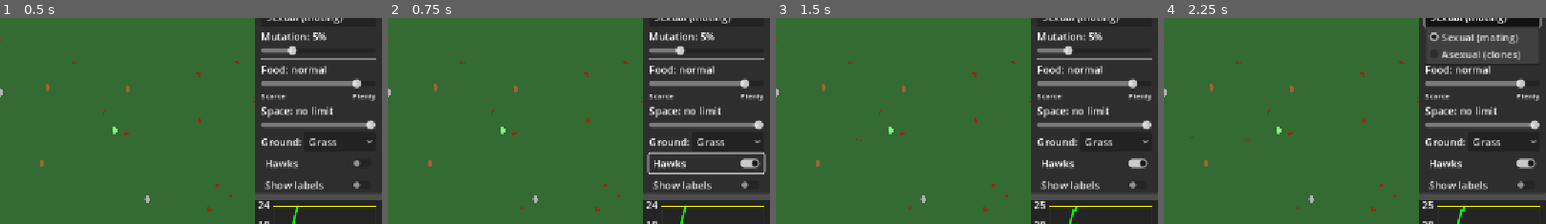
Above: before the commit, frames 1-4 (left to right).
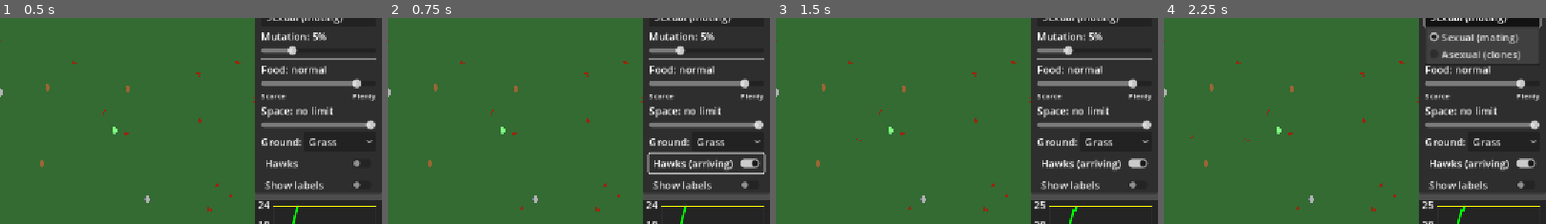
Above: after the commit, the same moments.

Repository: SFMiner/EvolutionSimulator
Game: Godot game, scene res://Scenes/Main.tscn
The game is run twice, just before and just after one commit, with the same random seed, the same clock (stepped at 60 frames per second) and the same inputs.
Inputs:
- Up to frame 1 (0.5 s): no input
- Up to frame 2 (0.75 s): click "Hawks" at 0.5 s
- Up to frame 3 (1.5 s): click "Spawn" at 1.25 s
- Up to frame 4 (2.25 s): click "Sexual (mating)" at 2 s
The pictures show only the part of the screen within x 50-100%, y 20-70%; the shares and areas given below are measured in that part.

Frame 1 is identical in both runs. In frame 2, 0.3% of the frame differs, in the area x 78-91%, y 68-75%; in frame 3, 0.3%; in frame 4, 0.3%.

Commit message:
Hawks arrive over 60 s; extinction census in the selection experiment
- GameConfig.hawk_ramp_seconds (60) / hawk_presence: hawk risk rises from 0 to full after hawks are
  switched on; the toggle reads "Hawks (arriving)" meanwhile. Tests in test_ecology; the instant-kill
  test in test_reproduction sets full presence.
- EXP_HAWK_RAMP; EXP_TRACE=1 also prints a 20 s census of each extinct run (stages, ready adults,
  camouflaged lizards, births and deaths by cause).
- CLAUDE.md: hawk-row extinctions (~8% on 30 seeds, also in the old game) are an Allee trap at
  3-8 adults, not hawk strength; risk 0.012-0.02 and the ramp did not change them.

Co-Authored-By: Claude Opus 5.5 <noreply@anthropic.com>
Claude-Session: https://claude.ai/code/session_01YcCN7binXr75rHP92VtJRs

Diff:
--- a/Scripts/Systems/Ecology.gd
+++ b/Scripts/Systems/Ecology.gd
@@ -97,14 +97,26 @@
 	return color == camouflage_color(habitat)
 
 
-## Chance per second that a hawk catches one lizard (0 when hawks are off).
+## Chance per second that a hawk catches one lizard (0 when hawks are off), scaled by how far the hawks have arrived.
 static func hawk_risk(cfg: Node, camouflaged: bool) -> float:
 	if not bool(cfg.hawks_on):
 		return 0.0
 	var risk: float = float(cfg.hawk_risk)
+	if float(cfg.hawk_ramp_seconds) > 0.0:
+		risk *= clampf(float(cfg.hawk_presence), 0.0, 1.0)
 	if camouflaged:
 		risk *= float(cfg.hawk_camouflage_factor)
 	return risk
+
+
+## Hawk presence after `delta` simulated seconds: rises to 1 over hawk_ramp_seconds while hawks are on, 0 when off.
+static func hawk_presence_step(cfg: Node, presence: float, delta: float) -> float:
+	if not bool(cfg.hawks_on):
+		return 0.0
+	var ramp: float = float(cfg.hawk_ramp_seconds)
+	if ramp <= 0.0:
+		return 1.0
+	return minf(presence + delta / ramp, 1.0)
 
 
 static func habitat_color(habitat: int) -> Color:
--- a/Scripts/Systems/GameConfig.gd
+++ b/Scripts/Systems/GameConfig.gd
@@ -42,6 +42,11 @@
 ## Chance per second that a hawk catches a lizard; multiplied by the factor when camouflaged.
 var hawk_risk: float = 0.02
 var hawk_camouflage_factor: float = 0.05
+## Hawks arrive gradually: after they are switched on, the risk rises linearly from 0 to full over this many simulated
+## seconds (0 = at once). Without it, hawks on from the start crashed ~10% of runs in the first minute (most founders
+## are not camouflaged). hawk_presence (0..1) is advanced by SimulationManager and reset when hawks go off.
+var hawk_ramp_seconds: float = 60.0
+var hawk_presence: float = 0.0
 ## Metabolism pays: insect meal energy is multiplied by this (applies to adult and juvenile meals).
 ## Invariant (tested): break-even intake drain / (multiplier x meal) is ordered low < medium < high.
 var meal_multiplier_by_metabolism: Dictionary = {"low": 0.7, "medium": 1.0, "high": 1.4}
--- a/Scripts/UI/SimulationManager.gd
+++ b/Scripts/UI/SimulationManager.gd
@@ -50,6 +50,7 @@
 var _inspect_in_shot: bool = false  # EVO_INSPECT=1: select an adult before the screenshot
 
 func _ready():
+	GameConfig.hawk_presence = 0.0  # a new simulation's hawks arrive from scratch
 	_read_env_settings()
 
 	# Connect button signals
@@ -65,6 +66,10 @@
 	if !is_paused:
 		simulation_time += delta
 		data_update_timer += delta
+		GameConfig.hawk_presence = Ecology.hawk_presence_step(GameConfig, GameConfig.hawk_presence, delta)
+		var hawk_text: String = "Hawks (arriving)" if GameConfig.hawks_on and GameConfig.hawk_presence < 1.0 else "Hawks"
+		if hawks_check.text != hawk_text:
+			hawks_check.text = hawk_text
 
 		# Update data for graphs every second
 		if data_update_timer >= data_update_interval:
--- a/tests/experiment_selection.gd
+++ b/tests/experiment_selection.gd
@@ -8,7 +8,7 @@
 ## Settings via environment variables (all optional):
 ##   EXP_SEEDS=1,2,3,4,5   EXP_SECONDS=600   EXP_MODES=sexual,asexual   EXP_SCALE=8 (GameConfig.set_sim_speed; 1, 4 and 8 measured equivalent)
 ##   EXP_FOOD_INTERVAL=<s> EXP_FOOD_MAX=<n>  EXP_FOUNDERS=<n>   (override GameConfig for a variant)
-##   EXP_HABITAT=grass|sand|rock  EXP_HAWKS=1  EXP_HAWK_RISK=<per s>  (environment controls)
+##   EXP_HABITAT=grass|sand|rock  EXP_HAWKS=1  EXP_HAWK_RISK=<per s>  EXP_HAWK_RAMP=<s, 0 = at once>  (environment controls)
 ##   EXP_CANNIBAL_EFF=<x> EXP_UPKEEP=slow,med,fast EXP_MEALMULT=low,med,high  (trade-off tuning overrides)
 ##   EXP_EGG_COST=<energy> (parent pays it, hatchling starts with it)
 ##   EXP_BUGS=0|1 (bugs_enabled)  EXP_BUG_ENERGY=<energy>  EXP_BUG_RATIO=<x food interval per bug>  EXP_BUG_MAX=<n>
@@ -65,6 +65,8 @@
 		_config.hawks_on = OS.get_environment("EXP_HAWKS") == "1"
 	if OS.get_environment("EXP_HAWK_RISK").is_valid_float():
 		_config.hawk_risk = OS.get_environment("EXP_HAWK_RISK").to_float()
+	if OS.get_environment("EXP_HAWK_RAMP").is_valid_float():
+		_config.hawk_ramp_seconds = OS.get_environment("EXP_HAWK_RAMP").to_float()
 	if OS.get_environment("EXP_FOOD_INITIAL").is_valid_int():
 		_config.food_initial = OS.get_environment("EXP_FOOD_INITIAL").to_int()
 	if OS.get_environment("EXP_FOOD_ENERGY").is_valid_float():
@@ -146,9 +148,46 @@
 					for i: int in range(0, series.size(), 20):
 						trace.append(str(series[i]))
 					_emit("EXP trace (extinct run, population every 20 s): " + " ".join(trace))
+					_emit_snapshots(r["snaps"])
 		_report(mode_name, results)
 	_config.set_sim_speed(1.0)
 	quit(0)
+
+
+## Life-stage census and cumulative births/deaths, taken every 20 s for the extinction trace.
+func _snapshot(main: Node) -> Dictionary:
+	var counts: Dictionary = {"egg": 0, "juvenile": 0, "adult": 0, "ready": 0, "camo": 0}
+	for node: Node in main.organism_container.get_children():
+		if node.is_queued_for_deletion():
+			continue
+		var stage: String = str(node.get("current_state"))
+		counts[stage] = int(counts.get(stage, 0)) + 1
+		if stage == "adult" and float(node.get("energy")) >= float(_config.reproduction_energy):
+			counts["ready"] = int(counts["ready"]) + 1
+		var genome: Dictionary = node.get("genome")
+		if stage != "egg" and Ecology.is_camouflaged(str(genome.get("color", "")), int(_config.habitat)):
+			counts["camo"] = int(counts["camo"]) + 1
+	counts["births"] = (main.births as Dictionary).duplicate()
+	counts["deaths"] = (main.deaths as Dictionary).duplicate()
+	return counts
+
+
+## One line per 20 s: eggs/juveniles/adults (ready to breed), camouflaged hatched lizards, then births and deaths since the last line.
+func _emit_snapshots(snaps: Array) -> void:
+	var prev_b: Dictionary = {}
+	var prev_d: Dictionary = {}
+	for i: int in range(snaps.size()):
+		var s: Dictionary = snaps[i]
+		var b: Dictionary = s["births"]
+		var d: Dictionary = s["deaths"]
+		var line: String = "EXP   t=%3d e%d j%d a%d(ready %d) camo %d | born m%d s%d | died starve %d eaten %d hawk %d old %d" % [
+				i * 20, int(s["egg"]), int(s["juvenile"]), int(s["adult"]), int(s["ready"]), int(s["camo"]),
+				int(b.get("mating", 0)) - int(prev_b.get("mating", 0)), int(b.get("self", 0)) - int(prev_b.get("self", 0)),
+				int(d.get("starved", 0)) - int(prev_d.get("starved", 0)), int(d.get("eaten", 0)) - int(prev_d.get("eaten", 0)),
+				int(d.get("hawk", 0)) - int(prev_d.get("hawk", 0)), int(d.get("old_age", 0)) - int(prev_d.get("old_age", 0))]
+		_emit(line)
+		prev_b = b
+		prev_d = d
 
 
 ## One seeded run. Returns frequencies at start and each checkpoint plus population stats.
@@ -168,6 +207,7 @@
 	var next_cp: int = 0
 	var pops: Array[int] = []
 	var foods: Array[int] = []
+	var snaps: Array[Dictionary] = []  # every 20 s, for EXP_TRACE (see _snapshot)
 	var next_second: float = 1.0
 	var extinct_at: float = -1.0
 	var max_drift: int = 0
@@ -183,6 +223,8 @@
 				meals_at_half = int(_config.diag["insect_meals"])
 				bug_meals_at_half = int(_config.diag["bug_meals"])
 			foods.append(main.environment.get_node("FoodContainer").get_child_count())
+			if pops.size() % 20 == 1:
+				snaps.append(_snapshot(main))
 			max_drift = maxi(max_drift, absi(int(main.population_count) - pops[pops.size() - 1]))
 			next_second += 1.0
 		if t >= CHECKPOINTS[next_cp] * _seconds:
@@ -229,6 +271,7 @@
 		"digest": _digest(main, live),
 		"wall": float(Time.get_ticks_msec() - started_ms) / 1000.0,
 		"pops": pops,
+		"snaps": snaps,
 		"food_mean2": _mean_int_tail(foods),
 	}
 	main.queue_free()
--- a/tests/test_ecology.gd
+++ b/tests/test_ecology.gd
@@ -85,11 +85,26 @@
 	_check(_near(Ecology.hawk_risk(_cfg, false), 0.0), "no risk with hawks off")
 	_check(_near(Ecology.hawk_risk(_cfg, true), 0.0), "no risk with hawks off (camouflaged)")
 	_cfg.hawks_on = true
+	var saved_presence: float = float(_cfg.hawk_presence)
+	_cfg.hawk_presence = 1.0
 	var open: float = Ecology.hawk_risk(_cfg, false)
 	var hidden: float = Ecology.hawk_risk(_cfg, true)
 	_check(_near(open, float(_cfg.hawk_risk)), "exposed lizard faces the full hawk risk")
 	_check(_near(hidden, open * float(_cfg.hawk_camouflage_factor)), "camouflage scales the risk")
 	_check(hidden < open, "camouflaged lizards are safer")
+	# Hawks arrive gradually: no risk at first, half way at half the ramp, full after it
+	var ramp: float = float(_cfg.hawk_ramp_seconds)
+	_check(ramp > 0.0, "hawks ramp in by default")
+	_cfg.hawk_presence = 0.0
+	_check(_near(Ecology.hawk_risk(_cfg, false), 0.0), "no hawk risk the moment hawks are switched on")
+	var p: float = Ecology.hawk_presence_step(_cfg, 0.0, ramp * 0.5)
+	_check(_near(p, 0.5), "presence is half way after half the ramp")
+	_cfg.hawk_presence = p
+	_check(_near(Ecology.hawk_risk(_cfg, false), open * 0.5), "half presence = half risk")
+	_check(_near(Ecology.hawk_presence_step(_cfg, p, ramp), 1.0), "presence caps at 1")
+	_cfg.hawks_on = false
+	_check(_near(Ecology.hawk_presence_step(_cfg, 0.7, 1.0), 0.0), "hawks off resets presence")
+	_cfg.hawk_presence = saved_presence
 	_cfg.hawks_on = saved_on
 
 
--- a/tests/test_reproduction.gd
+++ b/tests/test_reproduction.gd
@@ -139,9 +139,11 @@
 	racer.organism_died.connect(func(o: Node) -> void: died.append(o))
 	_config.hawks_on = true
 	_config.hawk_risk = 1.0
+	_config.hawk_presence = 1.0  # hawks fully arrived (the ramp is tested in test_ecology)
 	racer.energy = 90.0
 	racer._on_energy_timer_timeout()
 	_check(died.size() == 1 and racer.death_cause == "hawk", "a hawk strike kills with cause hawk")
+	_config.hawk_presence = 0.0
 	_config.hawks_on = false
 	_config.hawk_risk = saved_risk
 	_config.reproduction_mode = 0
Not shown, changed: CLAUDE.md
